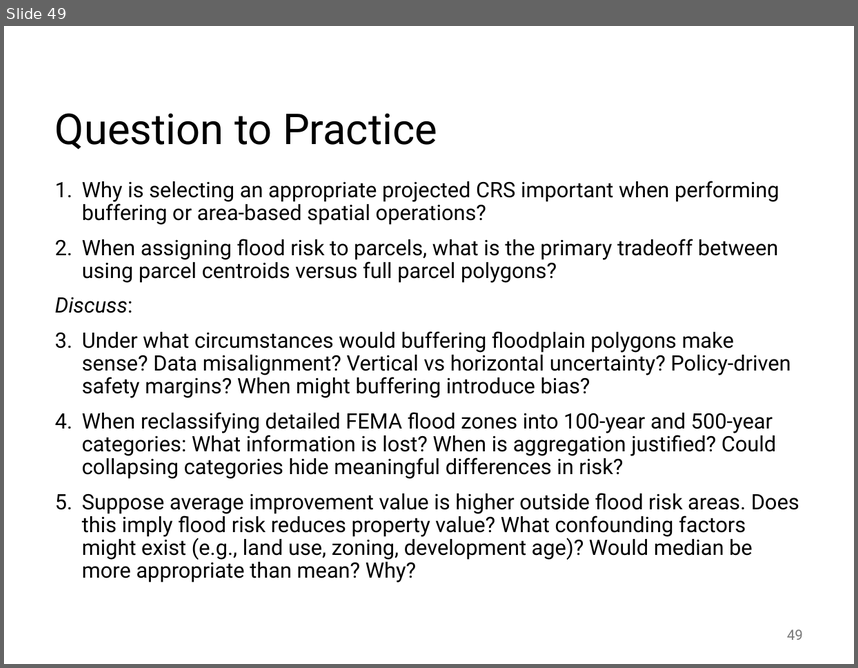
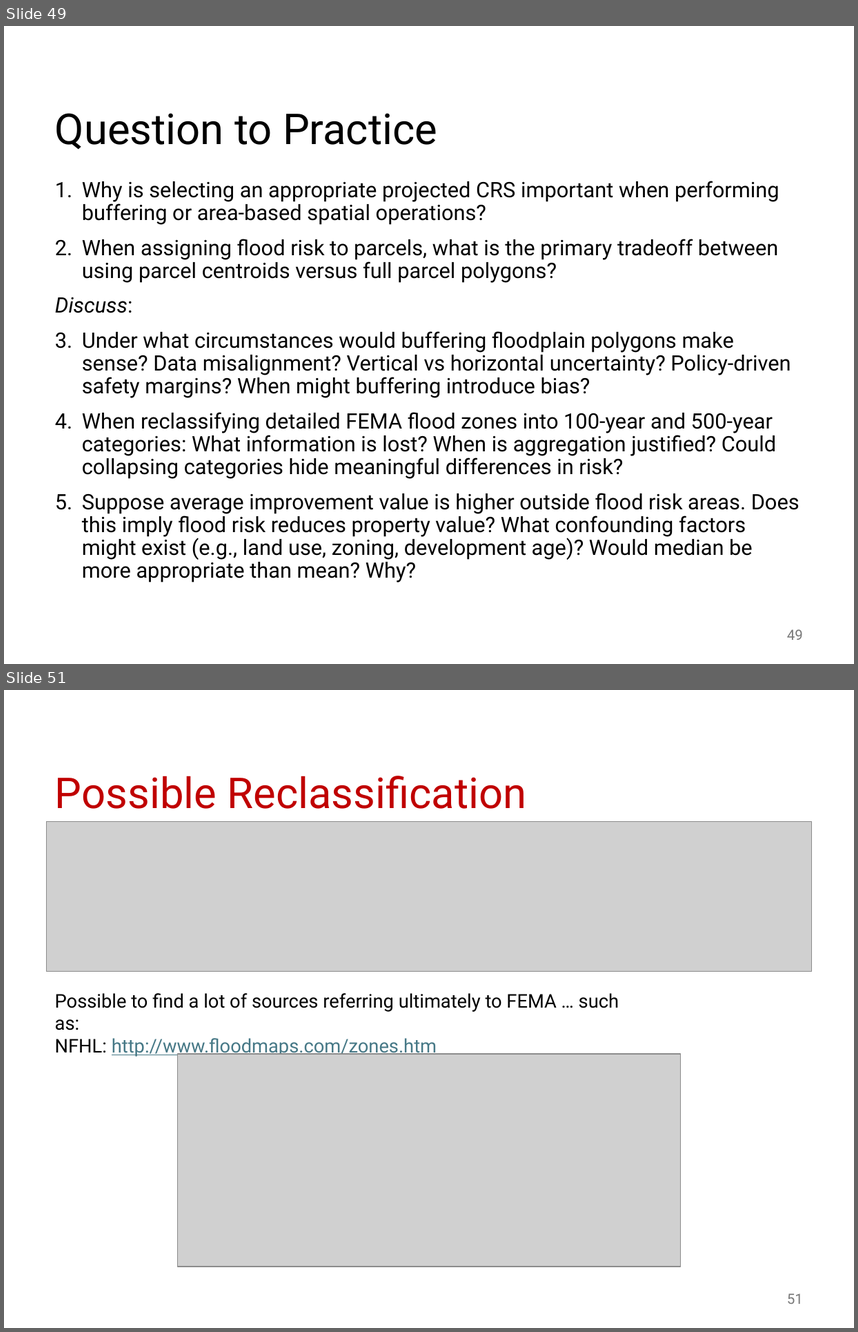
Before and after one commit to abuabara/abuabara.github.io, a slide deck: DAEN489S26/week5_slides.pptx. Shown one above the other, each under a label of ours: slide 49 before the commit, slides 49 and 51 after it; the slides between them are not shown. The pictures are 858x668 and 858x1332 pixels, drawn with LibreOffice and Linux fonts; fonts in the diff are those of the drawing; grey boxes stand for pictures. Boxes give left, top, right and bottom in pixels: in the first picture for what was removed or moved away, otherwise in the second. Text is boxed around its words. In the diff, an @@ line names an element or a change of style, - is before the commit and + after.

```diff
--- a/DAEN489S26/week5_slides.pptx
+++ b/DAEN489S26/week5_slides.pptx
@@ slide 51 added at [4, 690, 854, 1328], background #FFFFFF @@
@@ title added at [55, 776, 526, 809], 36 pt, text #C00000 @@
+Possible Reclassification
@@ picture added at [47, 822, 811, 972] @@
@@ text added at [55, 993, 619, 1057], 16 pt, text #000000 @@
+Possible to find a lot of sources referring ultimately to FEMA … such as:
+NFHL: http://www.floodmaps.com/zones.htm
@@ picture added at [177, 1054, 681, 1266] @@
@@ page number added at [787, 1293, 803, 1303], 12 pt, text #797979 @@
+51
```
Also in this commit, not shown: 4 other slides added, 1 other file.
